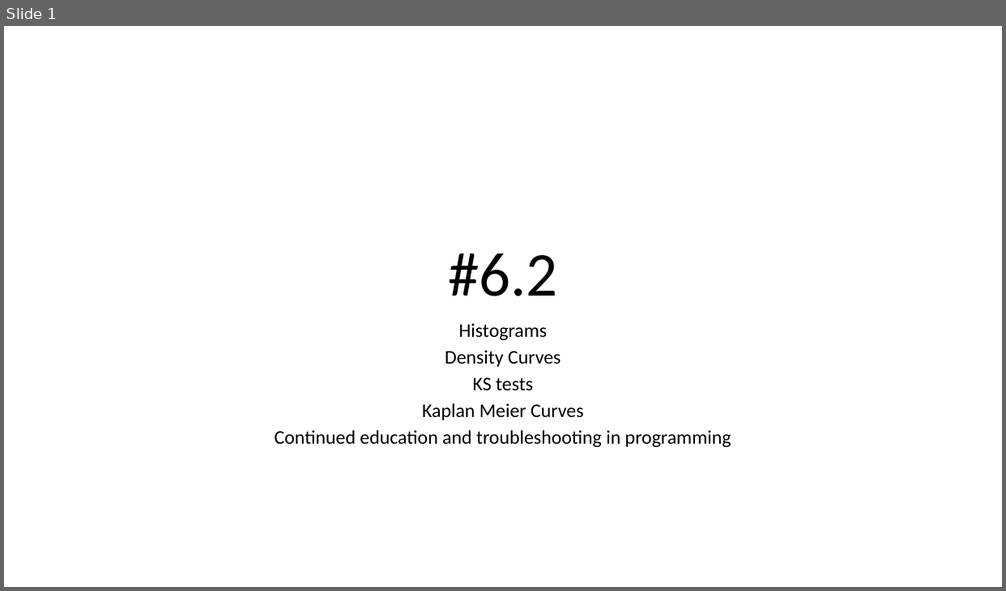
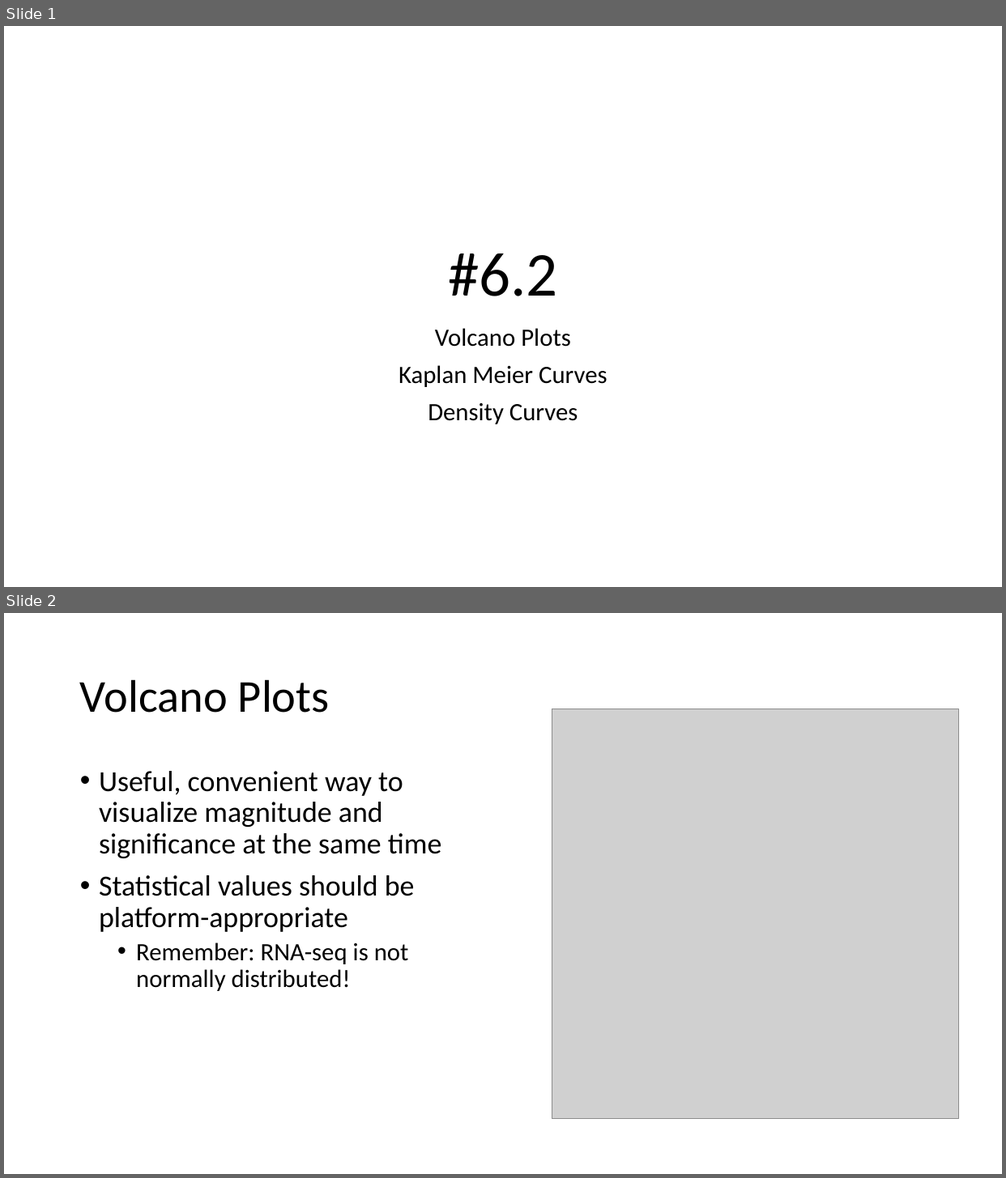
Before and after one commit to j-berg/bioinformatics-bootcamp, a slide deck: class_6_2/class_6_2.pptx. Shown one above the other, each under a label of ours: slide 1 before the commit, slides 1 and 2 after it. The pictures are 1006x591 and 1006x1178 pixels, drawn with LibreOffice and Linux fonts; fonts in the diff are those of the drawing; grey boxes stand for pictures. Boxes give left, top, right and bottom in pixels: in the first picture for what was removed or moved away, otherwise in the second. Text is boxed around its words. In the diff, an @@ line names an element or a change of style, - is before the commit and + after.

```diff
--- a/class_6_2/class_6_2.pptx
+++ b/class_6_2/class_6_2.pptx
@@ slide 2 added at <box>4,613,1002,1174</box>, background #FFFFFF @@
@@ title added at <box>80,679,330,713</box>, 44 pt, text #000000 @@
+Volcano Plots
@@ picture added at <box>552,709,959,1119</box> @@
@@ text added at <box>99,771,442,991</box>, 28 pt, text #000000 @@
+• Useful, convenient way to visualize magnitude and significance at the same time
+• Statistical values should be platform-appropriate
+  • Remember: RNA-seq is not normally distributed!
@@ slide 1 changed as well @@
@@ subtitle at <box>398,328,607,387</box>: text changed; size 18.6 to 24 pt @@
-Histograms
+Volcano Plots
+Kaplan Meier Curves
@@ subtitle at <box>275,378,731,447</box>: paragraphs removed @@
-KS tests
-Kaplan Meier Curves
-Continued education and troubleshooting in programming
@@ subtitle at <box>428,403,578,425</box>: size 18.6 to 24 pt in "Density Curves"; line spacing 0.7 to 0.9 @@
```
Also in this commit, not shown: 8 other slides added, 4 other files.
